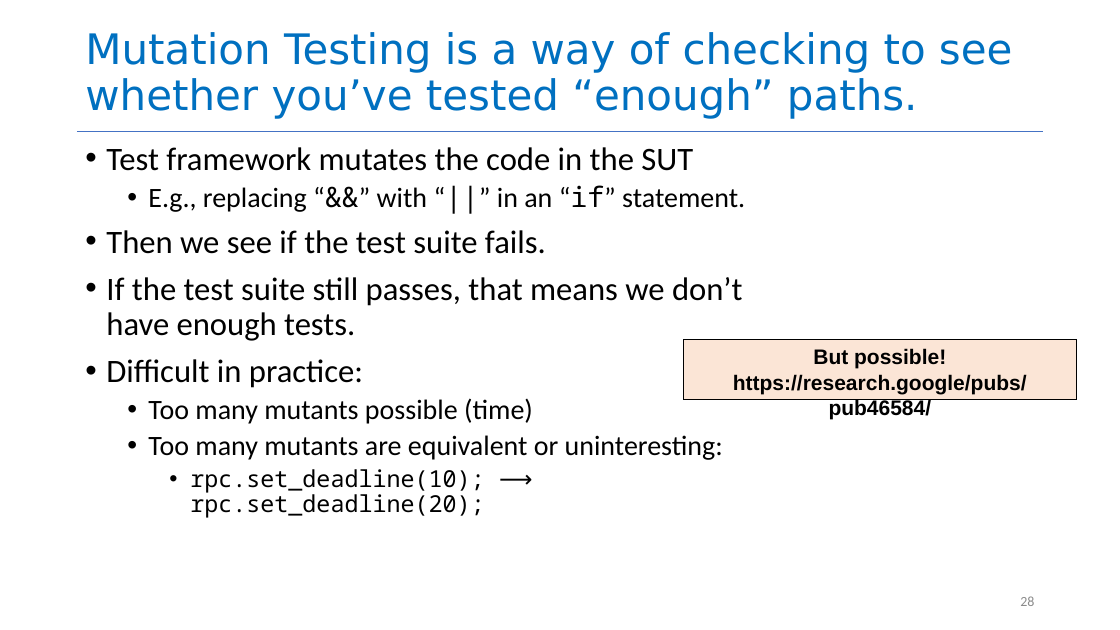
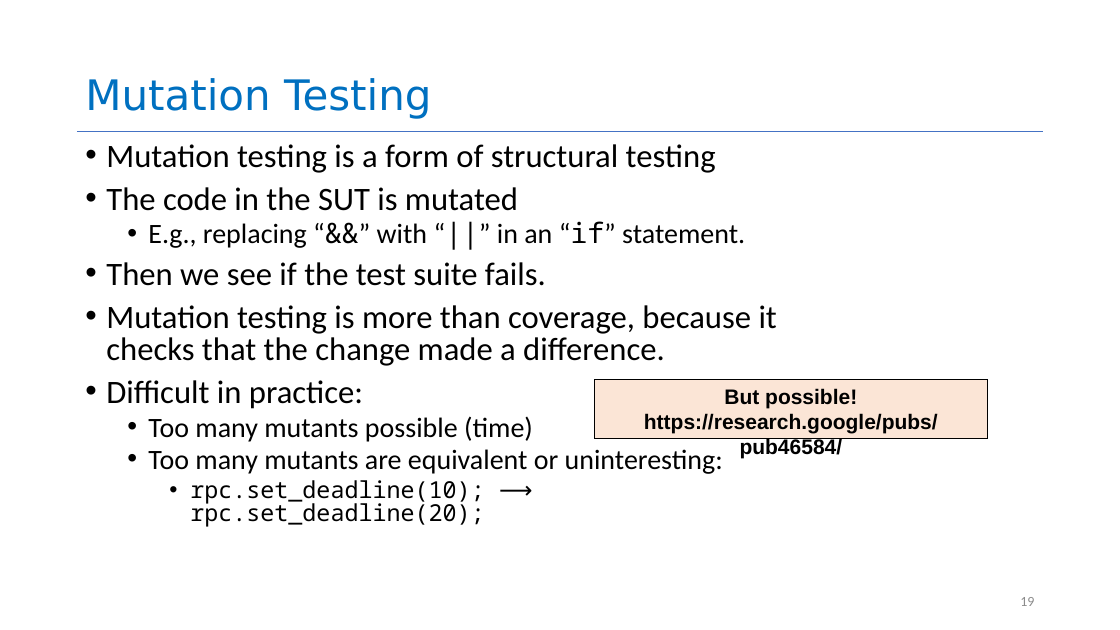
Before and after one commit to neu-se/CS4530-Spring-2022, a slide deck: slide 19 of Slides/Lesson 5.2 Evaluating Tests.pptx (slide 28 before the commit). Drawn at 1120x630 pixels with LibreOffice and Linux fonts; fonts in the diff are those of the drawing. Boxes give left, top, right and bottom in pixels: in the first picture for what was removed or moved away, otherwise in the second. Text is boxed around its words. In the diff, an @@ line names an element or a change of style, - is before the commit and + after.

```diff
--- a/Slides/Lesson 5.2 Evaluating Tests.pptx
+++ b/Slides/Lesson 5.2 Evaluating Tests.pptx
@@ title at (x1=85, y1=78, x2=432, y2=119): text changed @@
-Mutation Testing is a way of checking to see whether you’ve tested “enough” paths.
+Mutation Testing
@@ text at (x1=106, y1=144, x2=716, y2=211): text changed @@
-• Test framework mutates the code in the SUT
+• Mutation testing is a form of structural testing
+• The code in the SUT is mutated
@@ text at (x1=106, y1=221, x2=745, y2=527): line spacing 0.9 to 0.8 @@
@@ text at (x1=106, y1=305, x2=777, y2=366): text changed @@
-• If the test suite still passes, that means we don’t have enough tests.
+• Mutation testing is more than coverage, because it checks that the change made a difference.
@@ rectangle "But possible!" moved from (x1=683, y1=340, x2=1076, y2=400) to (x1=595, y1=379, x2=988, y2=439) @@
@@ page number at (x1=1020, y1=597, x2=1034, y2=606): text changed @@
-28
+19
```
Also in this commit, not shown: 16 other slides changed, 7 slides added, 14 slides removed, 1 other file.
